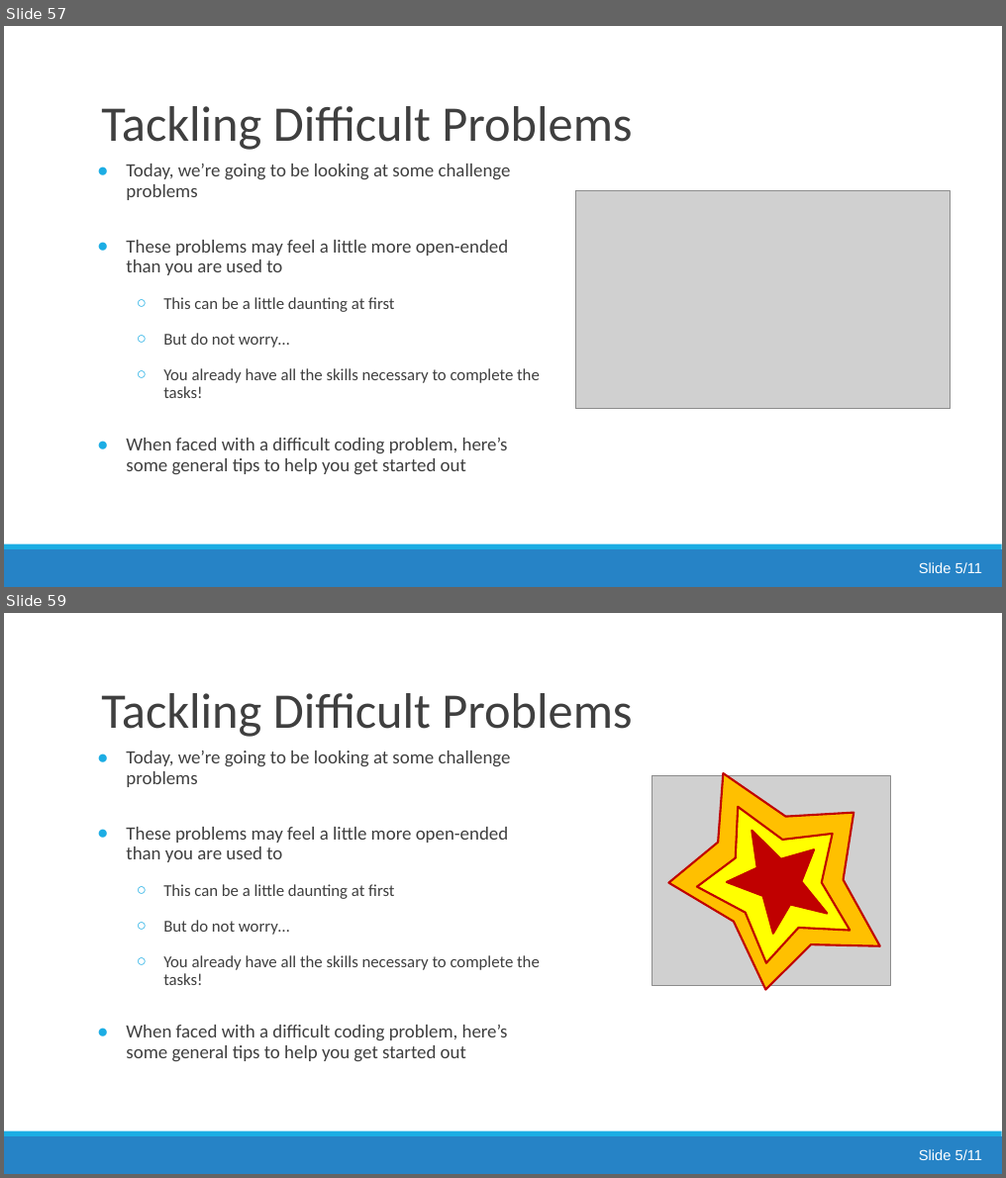
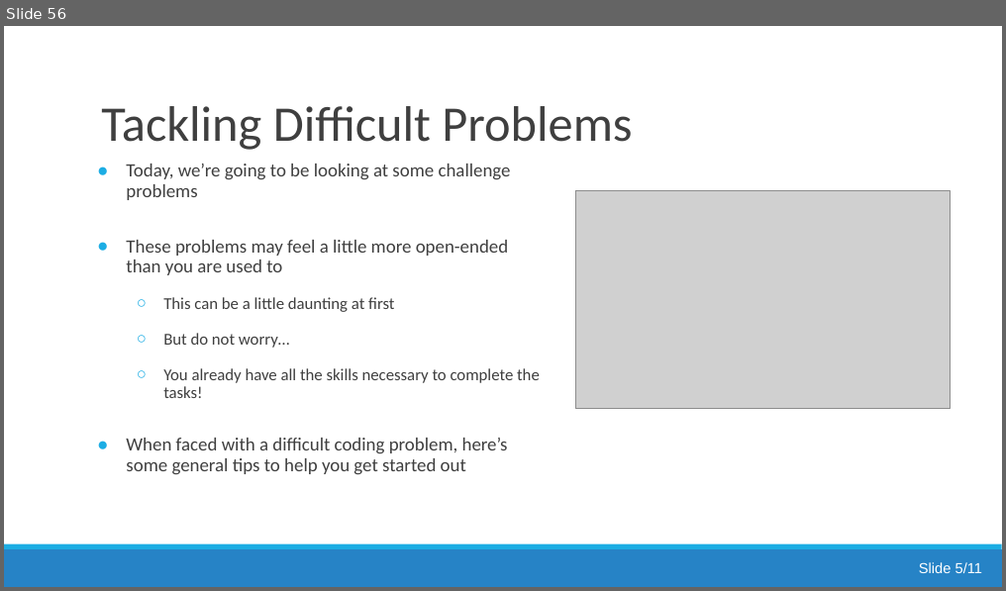
Before and after one commit to jsmartinstats/SCIF10002-2026, a slide deck: 05/Lecture5_consolidation.pptx. Shown one above the other, each under a label of ours: slides 57 and 59 before the commit, slide 56 after it; the slides between them are not shown. The pictures are 1006x1178 and 1006x591 pixels, drawn with LibreOffice and Linux fonts; fonts in the diff are those of the drawing; grey boxes stand for pictures. Boxes give left, top, right and bottom in pixels: in the first picture for what was removed or moved away, otherwise in the second. Text is boxed around its words. In the diff, an @@ line names an element or a change of style, - is before the commit and + after.

```diff
--- a/05/Lecture5_consolidation.pptx
+++ b/05/Lecture5_consolidation.pptx
@@ slide 59 removed at (x1=4, y1=613, x2=1002, y2=1174), background #FFFFFF; not listed: 2 template elements that a slide beside it also shows @@
@@ title removed at (x1=101, y1=693, x2=632, y2=737) @@
-Tackling Difficult Problems
@@ rectangle removed at (x1=79, y1=726, x2=979, y2=777) @@
@@ star removed at (x1=639, y1=726, x2=933, y2=1023) @@
@@ text removed at (x1=126, y1=751, x2=540, y2=1062) @@
-● Today, we’re going to be looking at some challenge problems
-● These problems may feel a little more open-ended than you are used to
-  ○ This can be a little daunting at first
-  ○ But do not worry…
-  ○ You already have all the skills necessary to complete the tasks!
-● When faced with a difficult coding problem, here’s some general tips to help you get started out
@@ picture removed at (x1=652, y1=775, x2=890, y2=986) @@
@@ star removed at (x1=675, y1=772, x2=889, y2=987) @@
@@ star removed at (x1=712, y1=809, x2=851, y2=950) @@
@@ text removed at (x1=919, y1=1150, x2=983, y2=1160) @@
-Slide 5/11
@@ what was slide 57 is now slide 56 @@
```
Also in this commit, not shown: 1 slide changed, 3 other slides removed.
